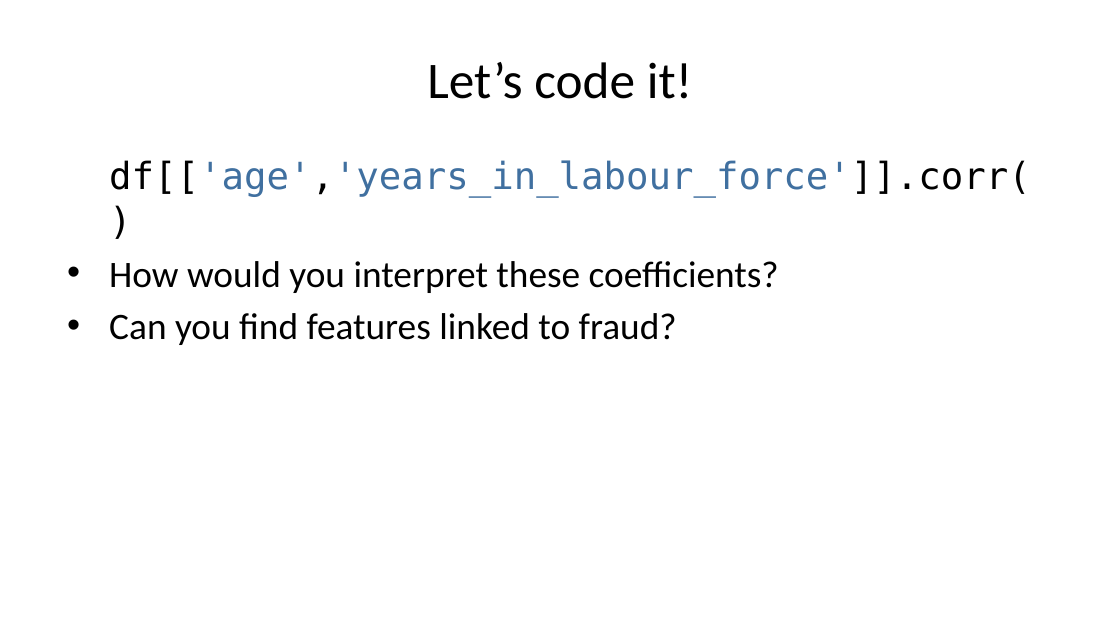
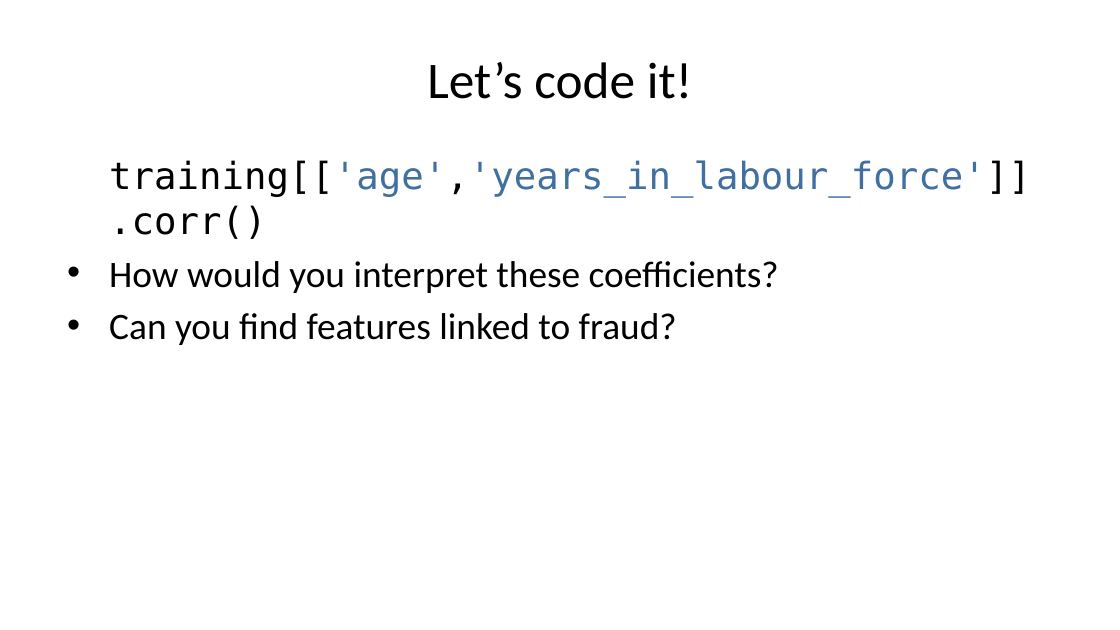
Before and after one commit to AndreasVarotsis/applied-modelling, a slide deck: slide 6 of slides/modelling-tutorial-senior-leaders-ppt.pptx. Drawn at 1120x630 pixels with LibreOffice and Linux fonts; fonts in the diff are those of the drawing. Boxes give left, top, right and bottom in pixels: in the first picture for what was removed or moved away, otherwise in the second. Text is boxed around its words. In the diff, an @@ line names an element or a change of style, - is before the commit and + after.

```diff
--- a/slides/modelling-tutorial-senior-leaders-ppt.pptx
+++ b/slides/modelling-tutorial-senior-leaders-ppt.pptx
@@ text at (x1=109, y1=160, x2=1031, y2=239): text changed @@
-df[['age','years_in_labour_force']].corr()
+training[['age','years_in_labour_force']].corr()
```
Also in this commit, not shown: 8 other slides changed, 5 slides added, 1 slide removed, 7 other files.
